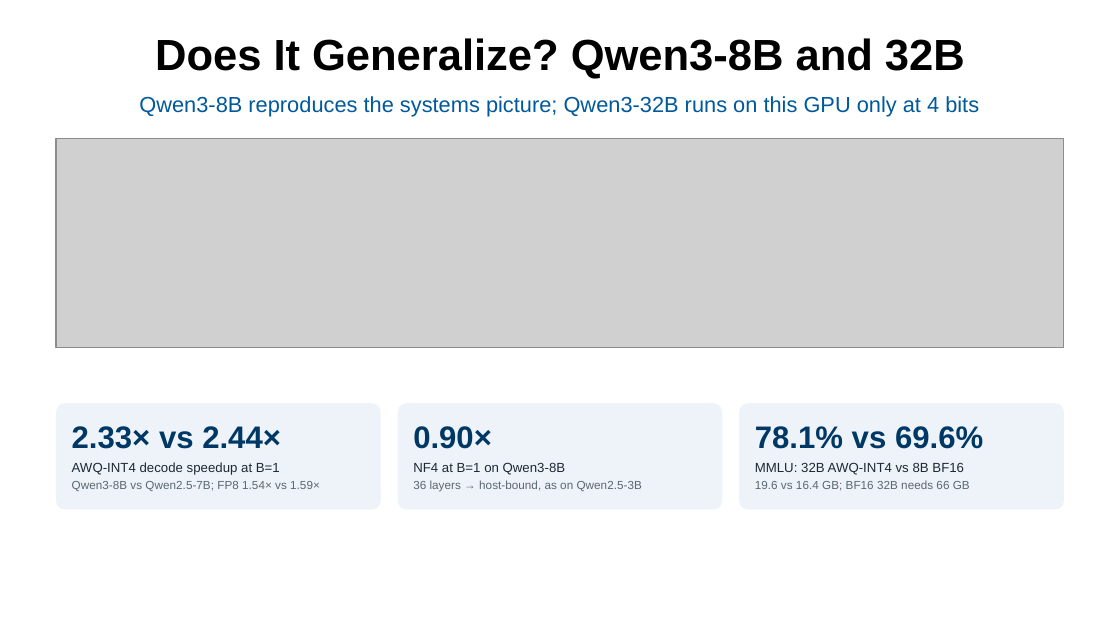
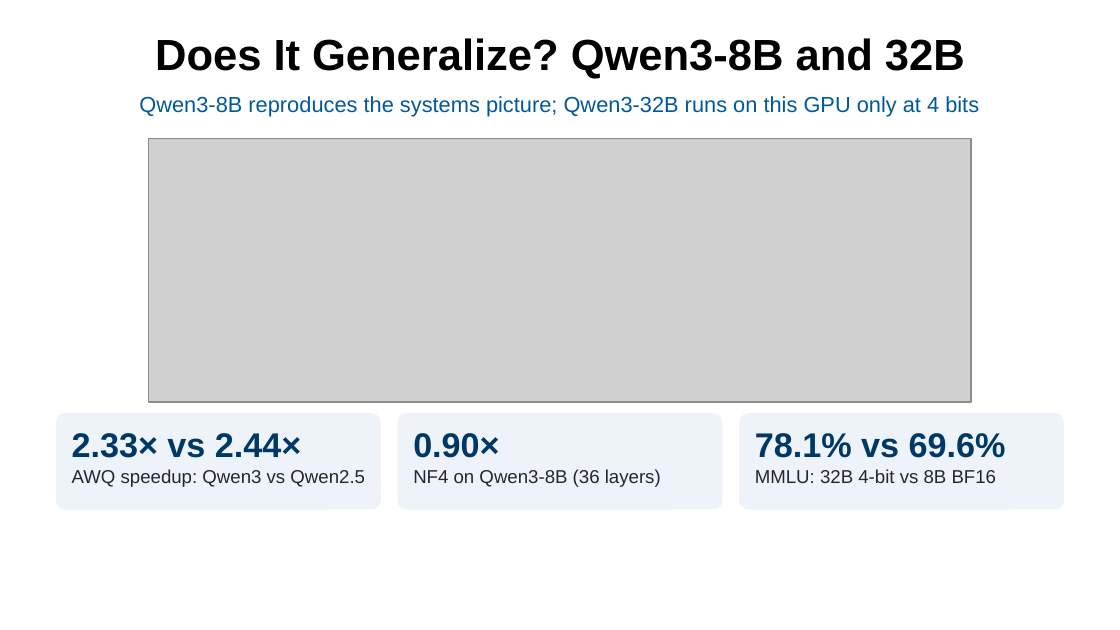
Before and after one commit to zz9tf/6359-SYS-ARCHITECT-course-work, a slide deck: slide 10 of final_project/slides/final_presentation.pptx. Drawn at 1120x630 pixels with LibreOffice and Linux fonts; fonts in the diff are those of the drawing; grey boxes stand for pictures; background and template pictures are left out. Boxes give left, top, right and bottom in pixels: in the first picture for what was removed or moved away, otherwise in the second. Text is boxed around its words. In the diff, an @@ line names an element or a change of style, - is before the commit and + after.

```diff
--- a/final_project/slides/final_presentation.pptx
+++ b/final_project/slides/final_presentation.pptx
@@ picture: place and size @@
-picture at (56,139,1064,348)
+picture at (149,139,971,402)
@@ rounded rectangle: place and size @@
-rounded rectangle at (56,403,381,510)
+rounded rectangle at (56,413,381,510)
@@ rounded rectangle: place and size @@
-rounded rectangle at (398,403,722,510)
+rounded rectangle at (398,413,722,510)
@@ proportions changed in 3 elements at (56,413,381,510), (398,413,722,510), (739,413,1064,510) @@
@@ rounded rectangle: place and size @@
-rounded rectangle at (739,403,1064,510)
+rounded rectangle at (739,413,1064,510)
@@ 3 texts: place and size @@
-3 texts at (72,426,983,449)
+3 texts at (72,433,1006,458)
@@ size 20 to 22 pt in 3 elements at (413,433,499,458), (755,433,1006,458), (72,433,301,458) @@
@@ text at (72,469,365,487): text changed; size 7.5 to 12 pt; text colour #5B6770 to #1F2933 @@
-AWQ-INT4 decode speedup at B=1
-Qwen3-8B vs Qwen2.5-7B; FP8 1.54× vs 1.59×
+AWQ speedup: Qwen3 vs Qwen2.5
@@ text at (413,469,661,487): text changed; size 7.5 to 12 pt; text colour #5B6770 to #1F2933 @@
-NF4 at B=1 on Qwen3-8B
-36 layers → host-bound, as on Qwen2.5-3B
+NF4 on Qwen3-8B (36 layers)
@@ text at (755,469,997,483): text changed; size 7.5 to 12 pt; text colour #5B6770 to #1F2933 @@
-MMLU: 32B AWQ-INT4 vs 8B BF16
-19.6 vs 16.4 GB; BF16 32B needs 66 GB
+MMLU: 32B 4-bit vs 8B BF16
```
Also in this commit, not shown: 10 other slides changed, 30 other files.
